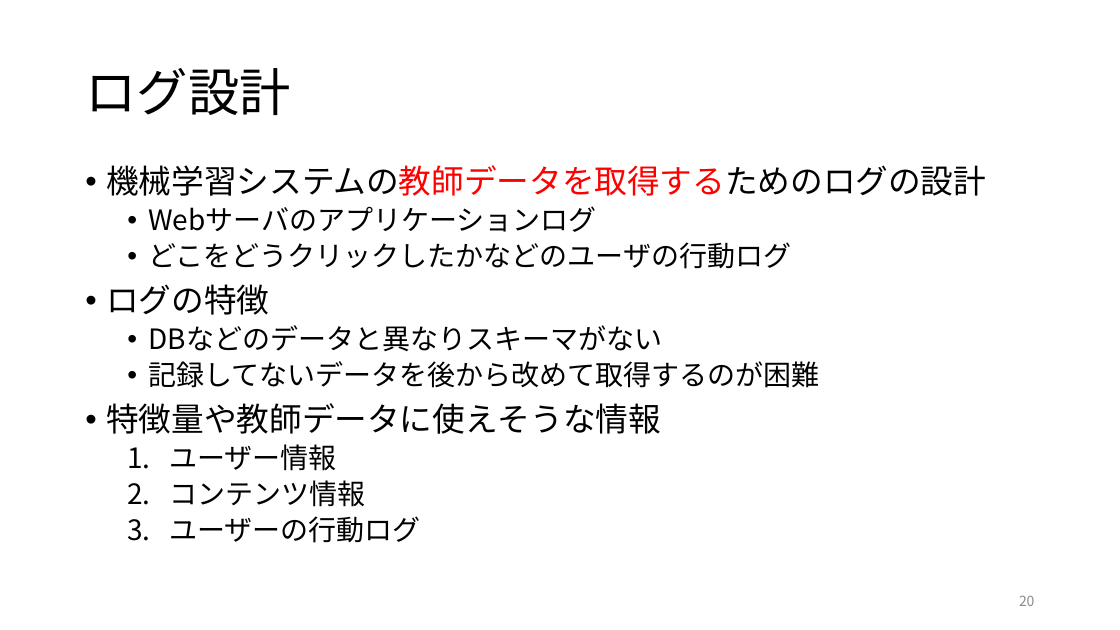
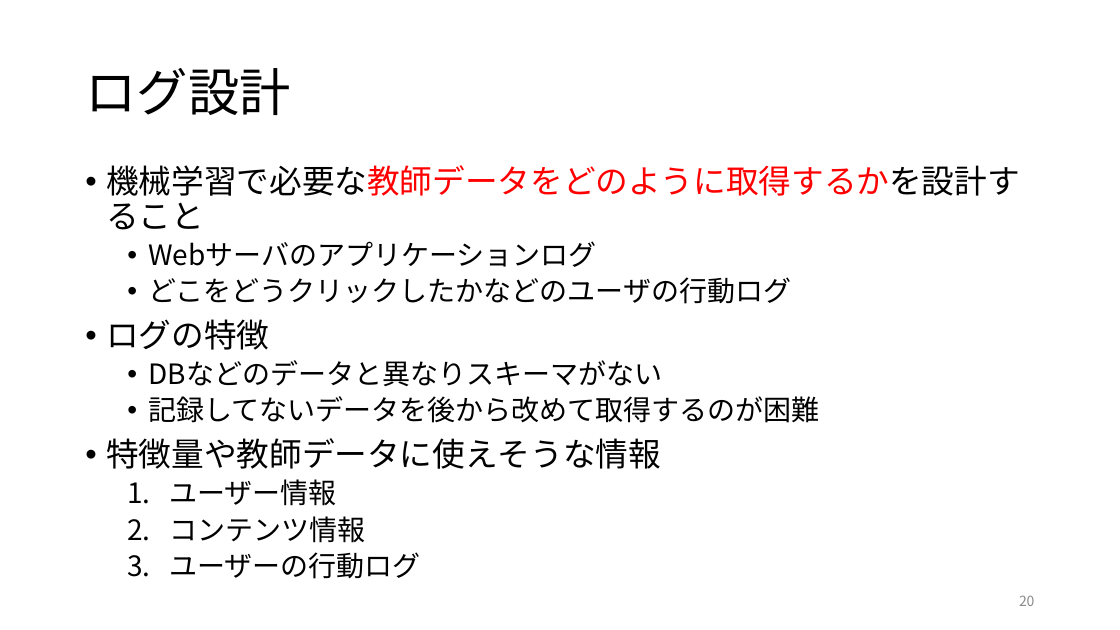
Before and after one commit to ryosuke-ku/Rinko, a slide deck: slide 20 of 仕事ではじめる機械学習第4章.pptx. Drawn at 1120x630 pixels with LibreOffice and Linux fonts; fonts in the diff are those of the drawing. Boxes give left, top, right and bottom in pixels: in the first picture for what was removed or moved away, otherwise in the second. Text is boxed around its words. In the diff, an @@ line names an element or a change of style, - is before the commit and + after.

```diff
--- a/仕事ではじめる機械学習第4章.pptx
+++ b/仕事ではじめる機械学習第4章.pptx
@@ text at box(106, 165, 1019, 230): text changed; text colour #000000 to #FF0000 @@
-• 機械学習システムの教師データを取得するためのログの設計
+• 機械学習で必要な教師データをどのように取得するかを設計すること
```
Also in this commit, not shown: 5 other slides changed, 3 other files.
